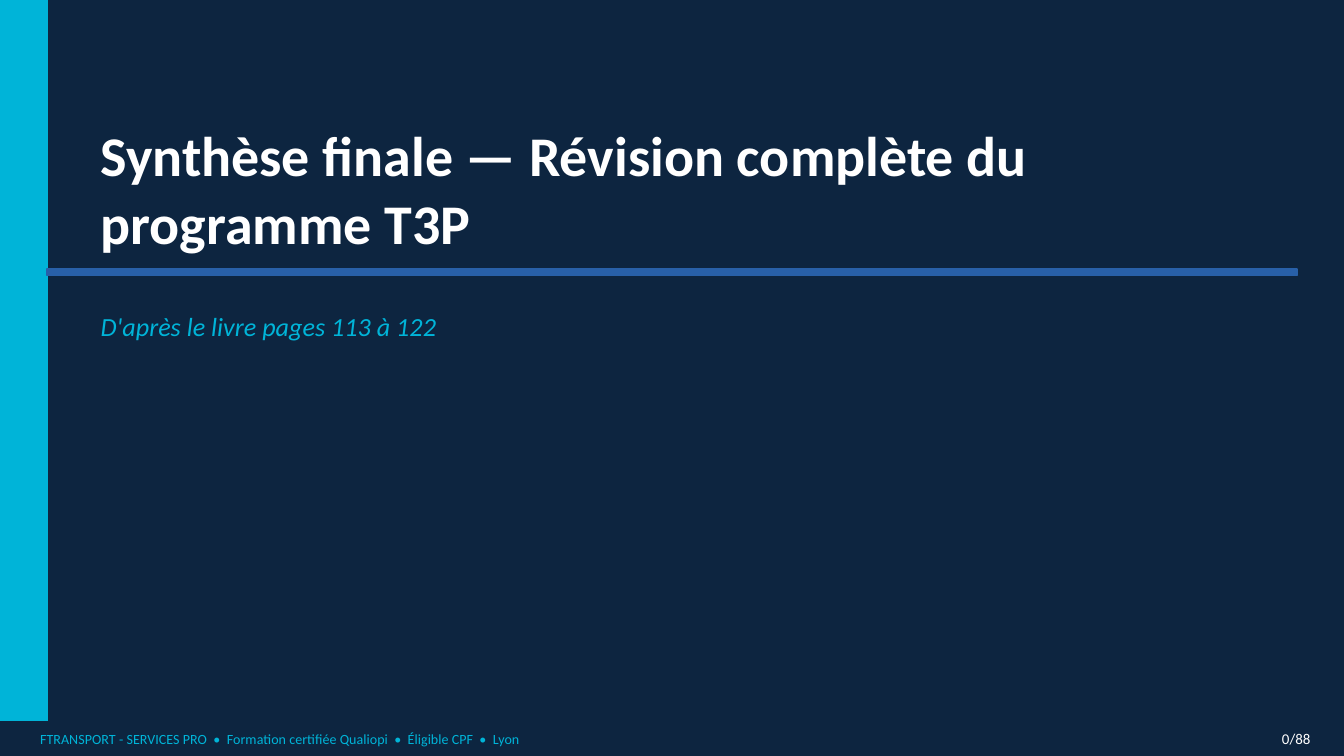
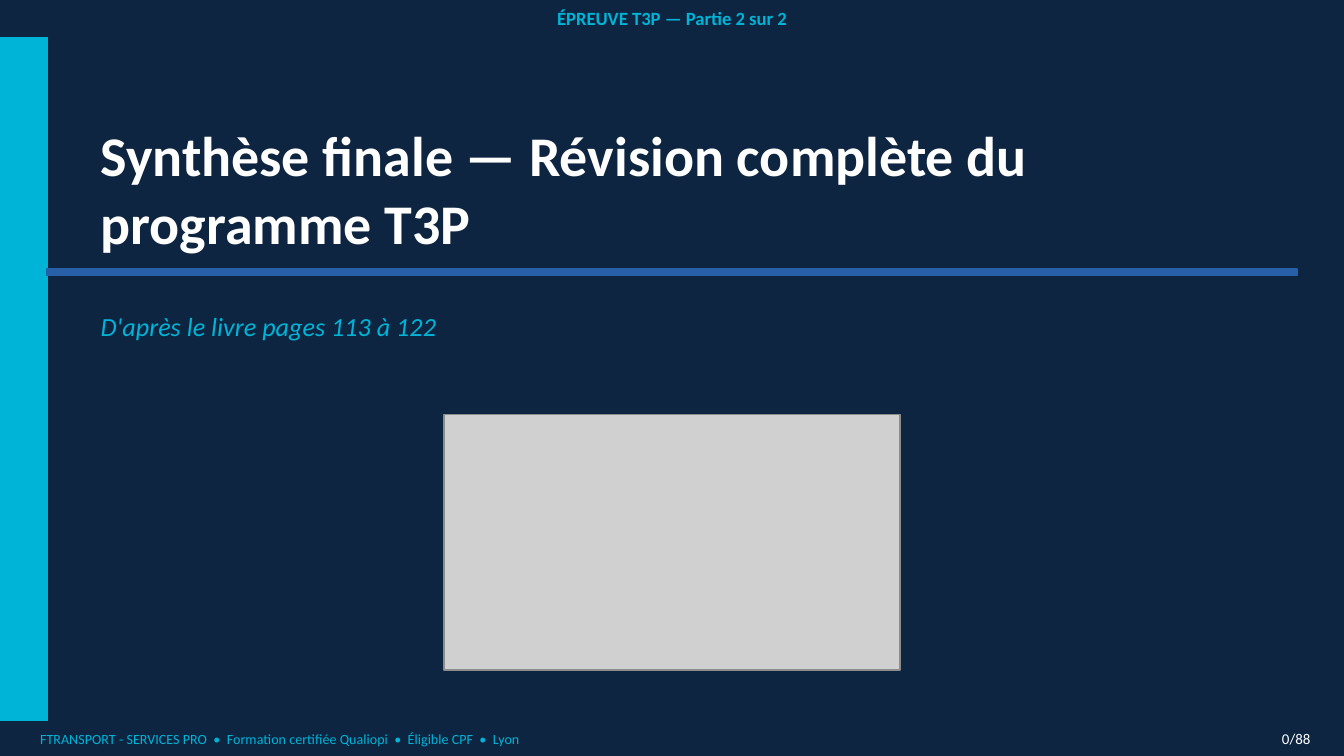
Before and after one commit to nanouf69/insight-learn-manage, a slide deck: slide 29 of public/cours/vtc/A_T3P_partie_2.pptx (slide 25 before the commit). Drawn at 1344x756 pixels with LibreOffice and Linux fonts; fonts in the diff are those of the drawing; grey boxes stand for pictures. Boxes give left, top, right and bottom in pixels: in the first picture for what was removed or moved away, otherwise in the second. Text is boxed around its words. In the diff, an @@ line names an element or a change of style, - is before the commit and + after.

```diff
--- a/public/cours/vtc/A_T3P_partie_2.pptx
+++ b/public/cours/vtc/A_T3P_partie_2.pptx
@@ text added at [557, 10, 786, 25], 10 pt, text #00B4D8, bold @@
+ÉPREUVE T3P — Partie 2 sur 2
@@ picture added at [444, 414, 899, 669] @@
```
Also in this commit, not shown: 38 other slides changed, 4 slides added.
